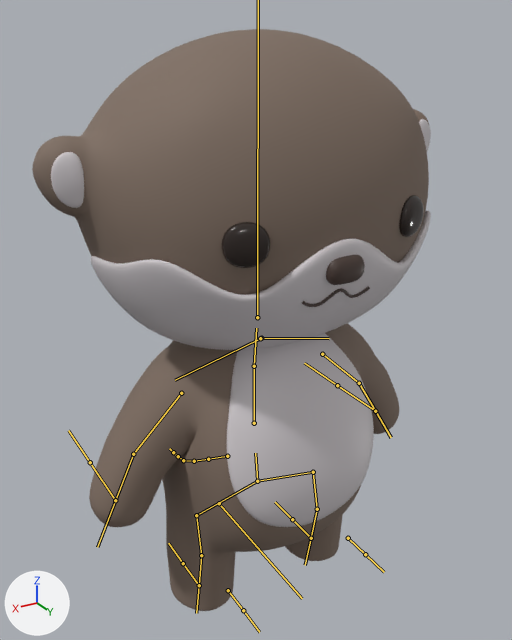
The FBX model Assets/Modelos/La Original_ nutria.fbx: old version first, new version second.
Camera for both pictures: a 50 mm camera at (1.95, 3.23, 0.88) aimed at (-0.06, -0.12, -0.8). Lighting does not change. The marker at lower left points along +X, +Y and +Z. Both versions are drawn at frame 1 of the action 'Armature|DejarEmpujar'; the numbers are the values there. The bones that bend it are drawn over the model as lines.

The first picture shows 'Boca', 'Cabeza', 'Cabeza barbilla', 'Cuerpo', 'Cuerpo panza', 'Forma orejas', 'Nariz', 'Ojos'.
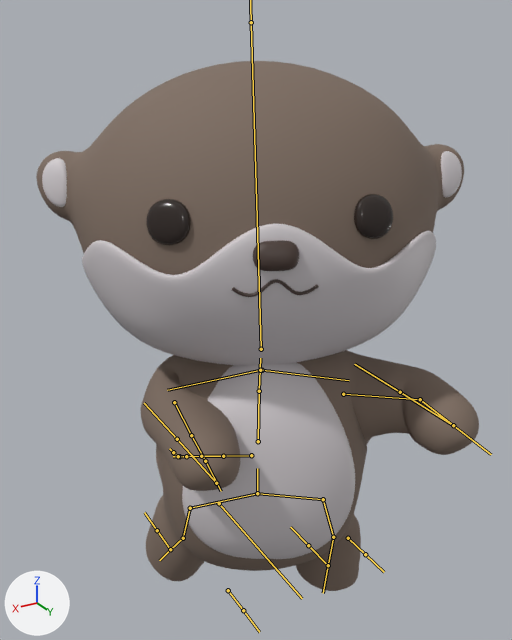
Boxes (x1, y1, x2, y2) around the edits, measured in the pictures (512 x 640 px):
```json
{"object": "Cabeza", "change": "posed", "before": [32, 29, 429, 295], "after": [36, 61, 464, 275]}
{"object": "Cuerpo", "change": "posed", "before": [89, 323, 399, 611], "after": [140, 350, 479, 591], "on screen": "9% wider, 16% shorter"}
{"object": "Cabeza barbilla", "change": "posed", "before": [91, 210, 431, 350], "after": [82, 224, 436, 365]}
{"object": "Cuerpo panza", "change": "posed", "before": [227, 333, 374, 527], "after": [182, 362, 355, 559], "on screen": "18% wider"}
{"object": "Forma orejas", "change": "posed", "before": [51, 119, 431, 208], "after": [42, 151, 462, 207], "on screen": "10% wider, 37% shorter"}
{"bone": "Columna1", "before": "(257, 481) to (255, 453)", "after": "(257, 493) to (257, 468)"}
{"bone": "Brazo.L", "before": "(322, 354) to (359, 383)", "after": "(343, 394) to (420, 399)"}
{"bone": "Mano.L", "before": "(359, 383) to (375, 411)", "after": "(420, 399) to (453, 425)"}
{"bone": "Brazo.R", "before": "(181, 393) to (133, 454)", "after": "(174, 402) to (191, 435)"}
{"bone": "Mano.R", "before": "(133, 454) to (115, 500)", "after": "(191, 435) to (205, 461)"}
{"bone": "Rodilla.L", "before": "(313, 472) to (317, 509)", "after": "(323, 499) to (333, 537)"}
{"bone": "Pie.L", "before": "(317, 509) to (311, 538)", "after": "(333, 537) to (328, 565)"}
{"bone": "Cola1", "before": "(227, 456) to (208, 459)", "after": "(251, 455) to (223, 456)"}
{"bone": "Cola3", "before": "(194, 461) to (183, 460)", "after": "(201, 456) to (186, 456)"}
{"bone": "Cola4", "before": "(183, 460) to (178, 456)", "after": "(186, 456) to (179, 456)"}
{"bone": "Rodilla.R", "before": "(196, 515) to (201, 555)", "after": "(190, 508) to (183, 538)"}
{"bone": "Pie.R", "before": "(201, 555) to (199, 585)", "after": "(183, 538) to (170, 549)"}
```

Scene script edits in JSON lines:
```json
{"block": "bone_columna1", "where": "bone_columna1 = bpy.data.objects['Armature'].pose.bones['Columna1']  # child of 'Hueso_general'"}
{"op": "set", "path": "bone_columna1.location", "old": "(0.0, 0.0, 0.0)", "new": "(0.0, -0.24, 0.02)"}
{"op": "set", "path": "bone_columna1.rotation_quaternion", "old": "(1.0, 0.0, 0.0, 0.0)", "new": "(0.973, -0.079, -0.217, 0.005)", "note": "degrees (0, 0, 0) -> degrees (-10, -25, 3)"}
{"block": "bone_brazo_l", "where": "bone_brazo_l = bpy.data.objects['Armature'].pose.bones['Brazo.L']  # child of 'Clavicula.L'"}
{"op": "set", "path": "bone_brazo_l.location", "old": "(0.0, 0.0, 0.0)", "new": "(0.0, 0.04, 0.0)"}
{"op": "set", "path": "bone_brazo_l.rotation_quaternion", "old": "(0.946, -0.324, 0.014, -0.025)", "new": "(0.966, 0.133, -0.026, -0.219)", "note": "degrees (-38, 1, -3) -> degrees (16, 0, -25)"}
{"block": "bone_mano_l", "where": "bone_mano_l = bpy.data.objects['Armature'].pose.bones['Mano.L']  # child of 'Brazo.L'"}
{"op": "set", "path": "bone_mano_l.rotation_quaternion", "old": "(0.994, -0.111, 0.003, -0.006)", "new": "(0.946, -0.013, 0.004, -0.324)", "note": "degrees (-13, 0, -1) -> degrees (-2, 0, -38)"}
{"block": "bone_cabeza", "where": "bone_cabeza = bpy.data.objects['Armature'].pose.bones['Cabeza']  # child of 'Columna3'"}
{"op": "set", "path": "bone_cabeza.rotation_quaternion", "old": "(1.0, 0.0, 0.0, 0.0)", "new": "(0.973, 0.232, 0.0, 0.0)", "note": "degrees (0, 0, 0) -> degrees (27, 0, 0)"}
{"block": "bone_brazo_r", "where": "bone_brazo_r = bpy.data.objects['Armature'].pose.bones['Brazo.R']  # child of 'Clavicula.R'"}
{"op": "set", "path": "bone_brazo_r.location", "old": "(0.0, 0.0, 0.0)", "new": "(0.0, 0.01, 0.0)"}
{"op": "set", "path": "bone_brazo_r.rotation_quaternion", "old": "(0.939, -0.341, -0.014, 0.029)", "new": "(0.601, 0.215, 0.014, 0.77)", "note": "degrees (-40, 0, 4) -> degrees (17, -18, 101)"}
{"block": "bone_mano_r", "where": "bone_mano_r = bpy.data.objects['Armature'].pose.bones['Mano.R']  # child of 'Brazo.R'"}
{"op": "set", "path": "bone_mano_r.rotation_quaternion", "old": "(0.995, -0.098, -0.005, -0.001)", "new": "(0.997, 0.044, 0.03, -0.053)", "note": "degrees (-11, -1, 0) -> degrees (5, 4, -6)"}
{"block": "bone_rodilla_l", "where": "bone_rodilla_l = bpy.data.objects['Armature'].pose.bones['Rodilla.L']  # child of 'Cadera.L'"}
{"op": "set", "path": "bone_rodilla_l.rotation_quaternion", "old": "(1.0, 0.001, -0.004, 0.0)", "new": "(0.95, 0.084, -0.269, -0.133)", "note": "degrees (0, 0, 0) -> degrees (15, -29, -20)"}
{"block": "bone_pie_l", "where": "bone_pie_l = bpy.data.objects['Armature'].pose.bones['Pie.L']  # child of 'Rodilla.L'"}
{"op": "set", "path": "bone_pie_l.rotation_quaternion", "old": "(1.0, 0.0, 0.0, 0.0)", "new": "(0.998, -0.003, 0.0, 0.058)", "note": "degrees (0, 0, 0) -> degrees (0, 0, 7)"}
{"block": "bone_cola1", "where": "bone_cola1 = bpy.data.objects['Armature'].pose.bones['Cola1']  # child of 'Columna1'"}
{"op": "set", "path": "bone_cola1.rotation_quaternion", "old": "(1.0, 0.0, 0.0, 0.0)", "new": "(0.961, -0.052, -0.002, 0.271)", "note": "degrees (0, 0, 0) -> degrees (-6, 1, 31)"}
{"block": "bone_cola3", "where": "bone_cola3 = bpy.data.objects['Armature'].pose.bones['Cola3']  # child of 'Cola2'"}
{"op": "set", "path": "bone_cola3.rotation_quaternion", "old": "(1.0, 0.0, 0.0, 0.0)", "new": "(0.999, -0.04, -0.005, 0.001)", "note": "degrees (0, 0, 0) -> degrees (-5, -1, 0)"}
{"block": "bone_cola4", "where": "bone_cola4 = bpy.data.objects['Armature'].pose.bones['Cola4']  # child of 'Cola3'"}
{"op": "set", "path": "bone_cola4.rotation_quaternion", "old": "(1.0, 0.0, 0.0, 0.0)", "new": "(0.99, -0.144, -0.001, 0.004)", "note": "degrees (0, 0, 0) -> degrees (-17, 0, 1)"}
{"block": "bone_rodilla_r", "where": "bone_rodilla_r = bpy.data.objects['Armature'].pose.bones['Rodilla.R']  # child of 'Cadera.R'"}
{"op": "set", "path": "bone_rodilla_r.rotation_quaternion", "old": "(1.0, 0.001, 0.004, 0.0)", "new": "(0.974, 0.073, -0.187, -0.106)", "note": "degrees (0, 0, 0) -> degrees (11, -20, -14)"}
{"block": "bone_pie_r", "where": "bone_pie_r = bpy.data.objects['Armature'].pose.bones['Pie.R']  # child of 'Rodilla.R'"}
{"op": "set", "path": "bone_pie_r.rotation_quaternion", "old": "(1.0, 0.0, 0.0, 0.0)", "new": "(1.0, -0.001, 0.0, -0.031)", "note": "degrees (0, 0, 0) -> degrees (0, 0, -3)"}
```
